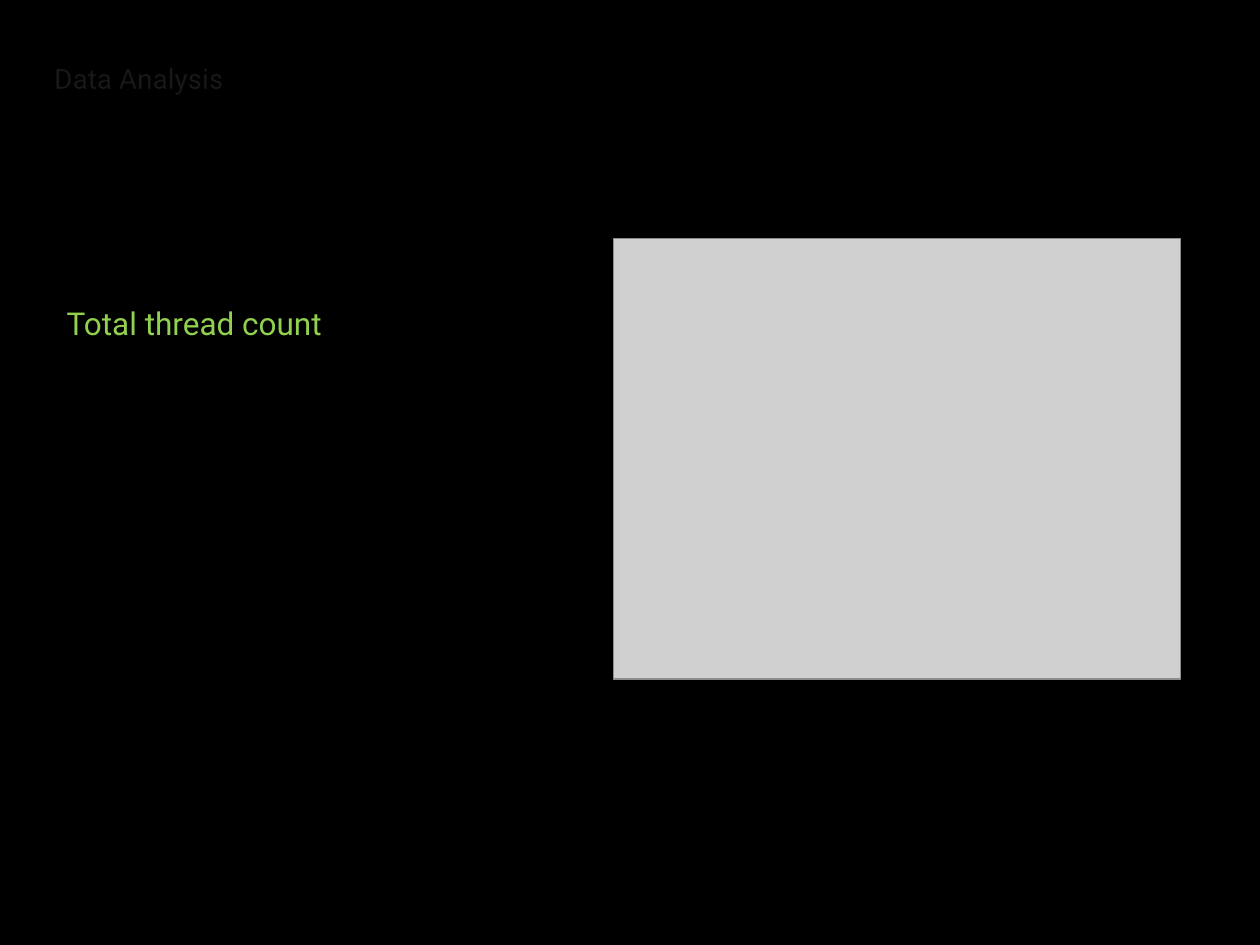
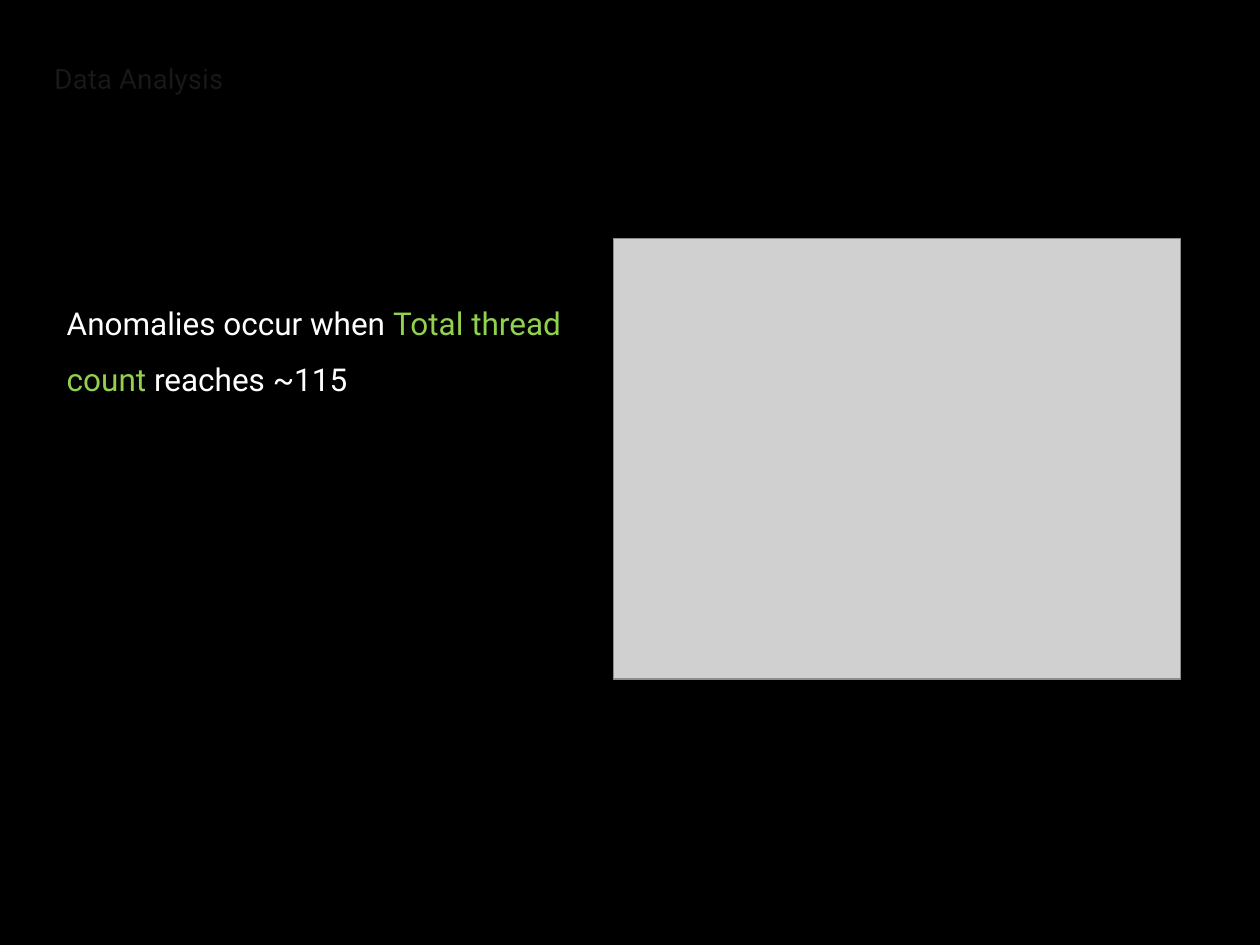
Before and after one commit to sandalasiddiqui/Capstone-Software-Operational-Anomaly-Detection, a slide deck: slide 3 of Software Operational Anomaly Detection.pptx. Drawn at 1260x945 pixels with LibreOffice and Linux fonts; fonts in the diff are those of the drawing; grey boxes stand for pictures; background and template pictures are left out. Boxes give left, top, right and bottom in pixels: in the first picture for what was removed or moved away, otherwise in the second. Text is boxed around its words. In the diff, an @@ line names an element or a change of style, - is before the commit and + after.

```diff
--- a/Software Operational Anomaly Detection.pptx
+++ b/Software Operational Anomaly Detection.pptx
@@ text at (67, 311, 561, 392): text changed; text colour #92D050 to #FFFFFF @@
-Total thread count
+Anomalies occur when Total thread count reaches ~115
```
Also in this commit, not shown: 7 other slides changed, 1 slide added, 1 other file.
